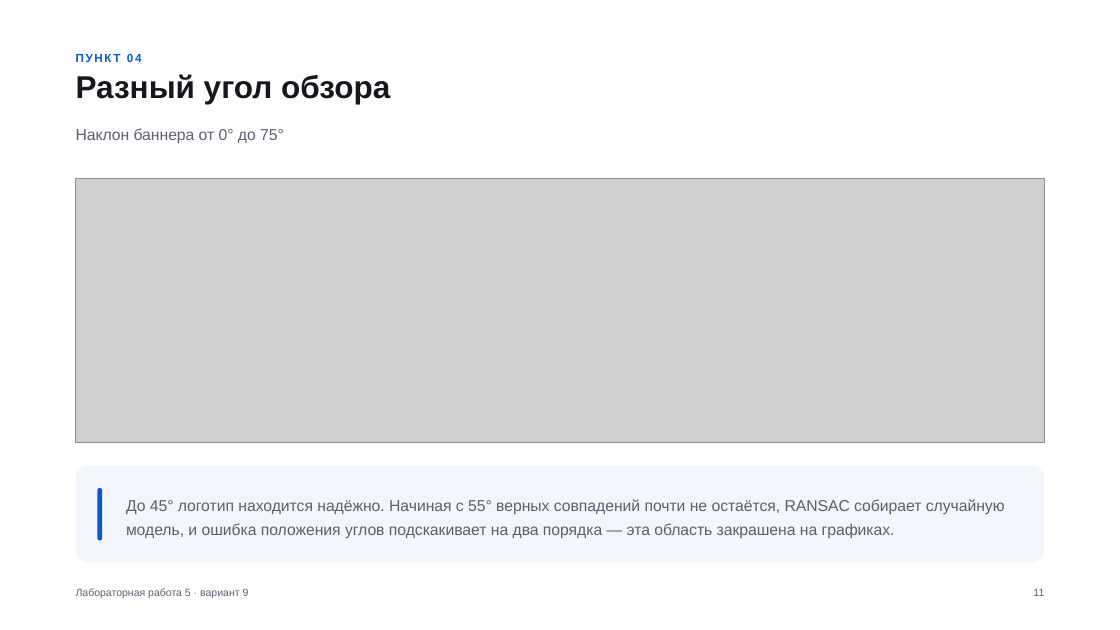
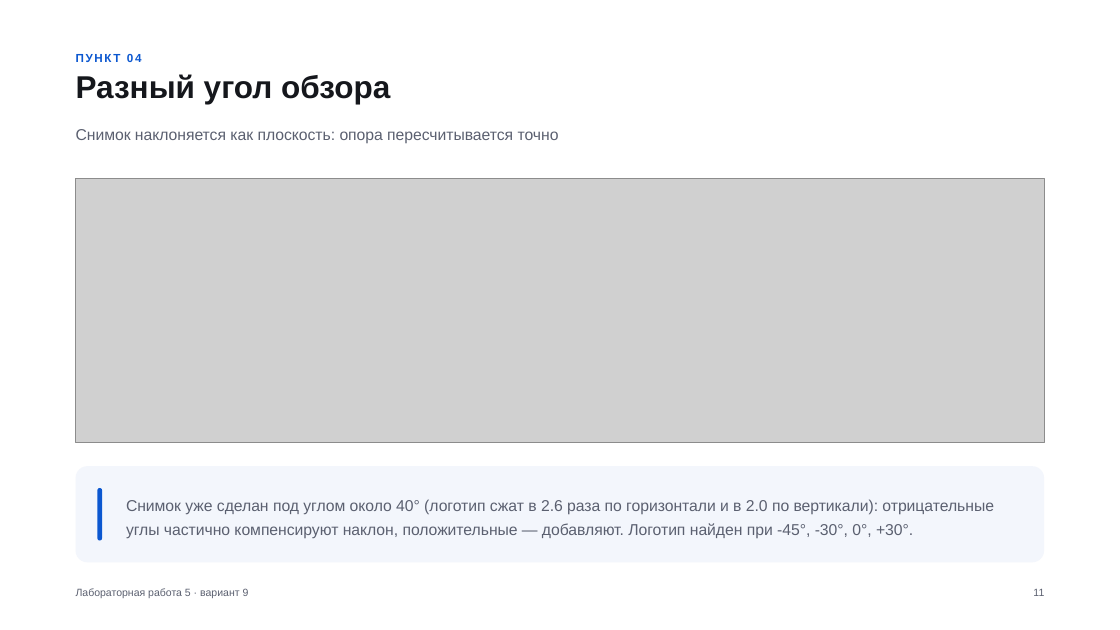
Before and after one commit to stepanshepilov/TSU_CV, a slide deck: slide 11 of lab5/Лабораторная_5_вариант_9.pptx. Drawn at 1120x630 pixels with LibreOffice and Linux fonts; fonts in the diff are those of the drawing; grey boxes stand for pictures. Boxes give left, top, right and bottom in pixels: in the first picture for what was removed or moved away, otherwise in the second. Text is boxed around its words. In the diff, an @@ line names an element or a change of style, - is before the commit and + after.

```diff
--- a/lab5/Лабораторная_5_вариант_9.pptx
+++ b/lab5/Лабораторная_5_вариант_9.pptx
@@ text at (76, 129, 559, 143): text changed @@
-Наклон баннера от 0° до 75°
+Снимок наклоняется как плоскость: опора пересчитывается точно
@@ text at (126, 499, 994, 538): text changed @@
-До 45° логотип находится надёжно. Начиная с 55° верных совпадений почти не остаётся, RANSAC собирает случайную модель, и ошибка положения углов подскакивает на два порядка — эта область закрашена на графиках.
+Снимок уже сделан под углом около 40° (логотип сжат в 2.6 раза по горизонтали и в 2.0 по вертикали): отрицательные углы частично компенсируют наклон, положительные — добавляют. Логотип найден при -45°, -30°, 0°, +30°.
```
Also in this commit, not shown: 13 other slides changed, 2 slides added, 2 slides removed, 28 other files.
